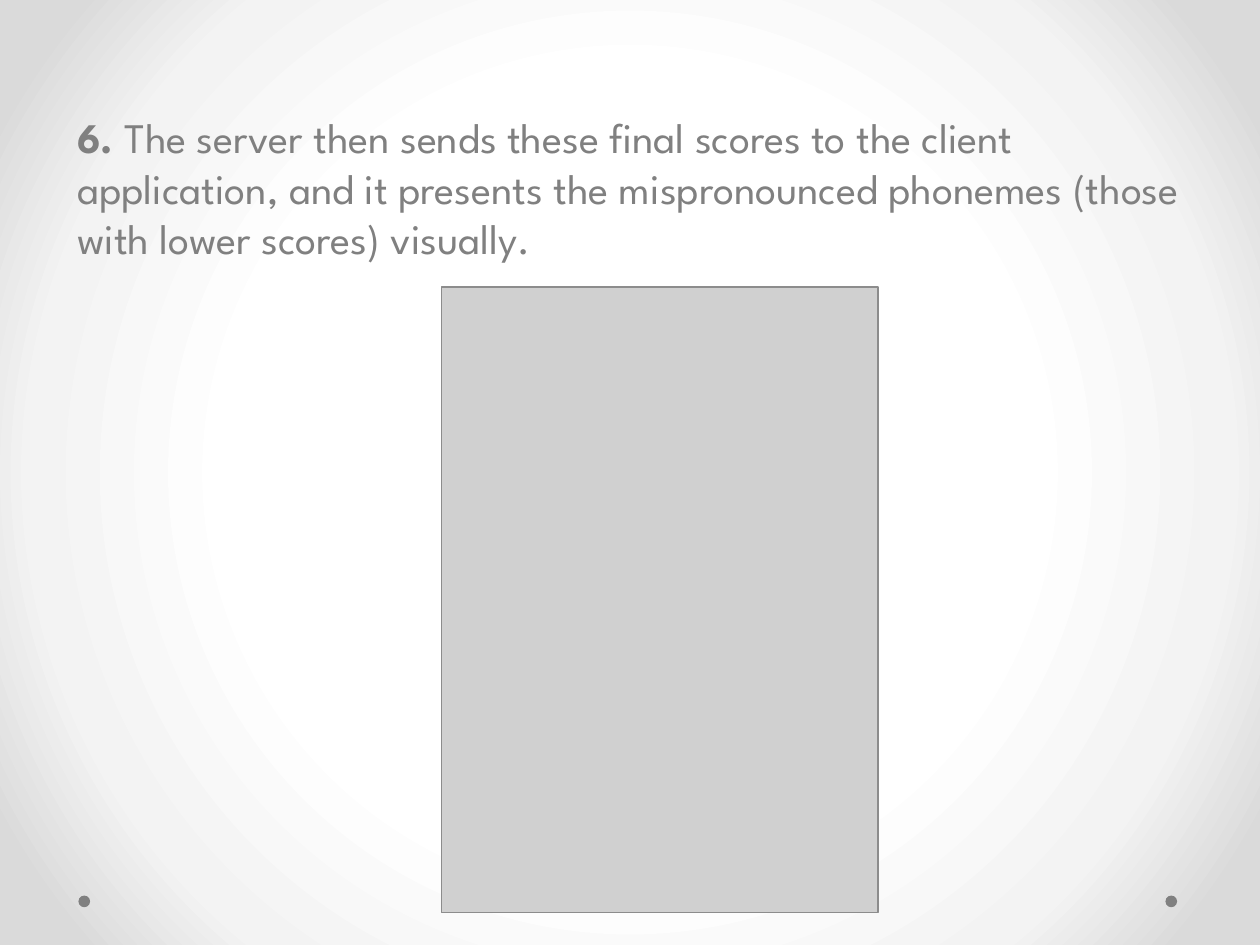
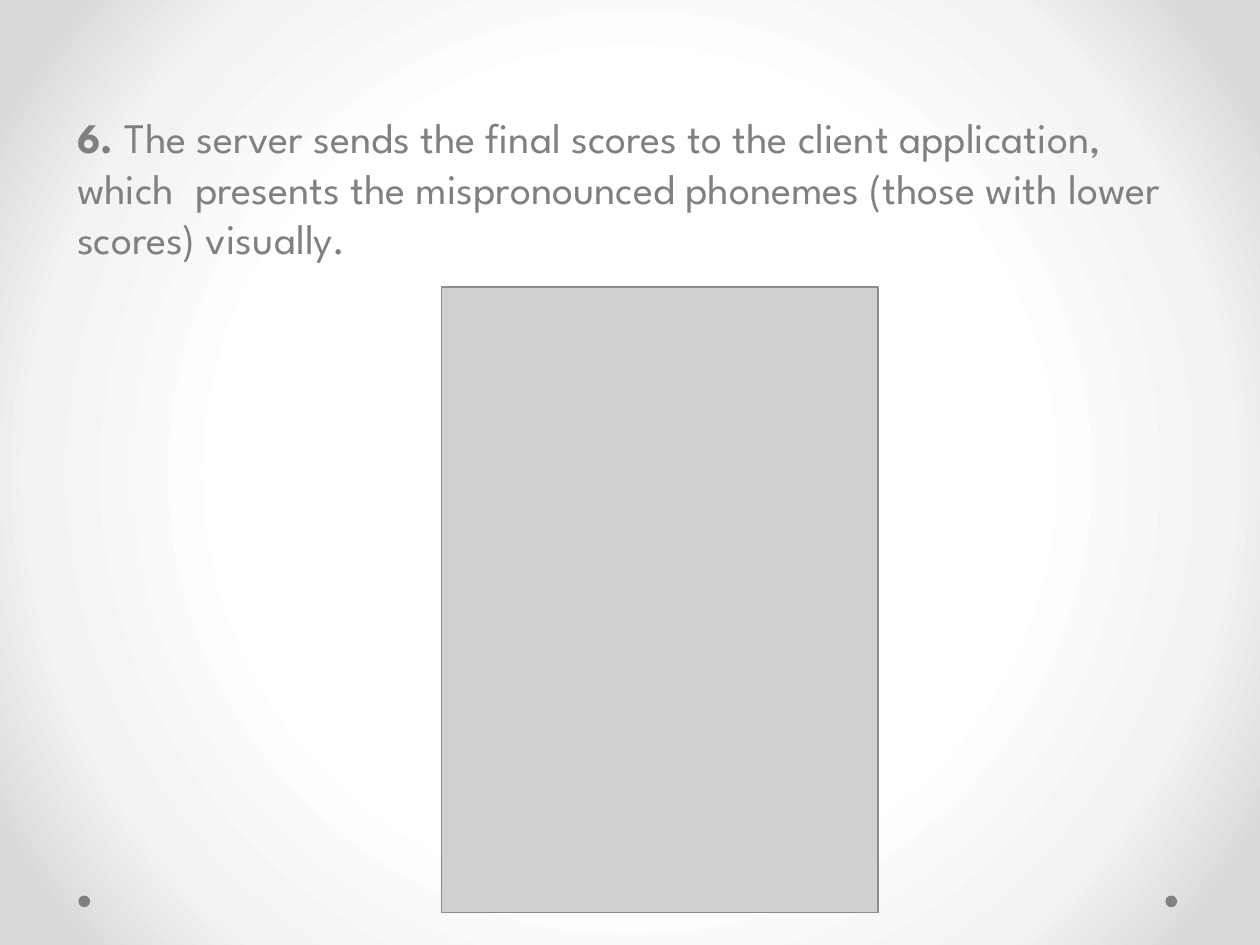
Before and after one commit to nitzanz2/pronunciation-feedback, a slide deck: slide 15 of Pronanciation-feedback - Slideshow.pptx (slide 14 before the commit). Drawn at 1260x945 pixels with LibreOffice and Linux fonts; fonts in the diff are those of the drawing; grey boxes stand for pictures. Boxes give left, top, right and bottom in pixels: in the first picture for what was removed or moved away, otherwise in the second. Text is boxed around its words. In the diff, an @@ line names an element or a change of style, - is before the commit and + after.

```diff
--- a/Pronanciation-feedback - Slideshow.pptx
+++ b/Pronanciation-feedback - Slideshow.pptx
@@ text at (77, 123, 1160, 263): text changed @@
-6. The server then sends these final scores to the client application, and it presents the mispronounced phonemes (those with lower scores) visually.
+6. The server sends the final scores to the client application, which presents the mispronounced phonemes (those with lower scores) visually.
```
Also in this commit, not shown: 13 other slides changed, 4 slides added, 1 other file.
